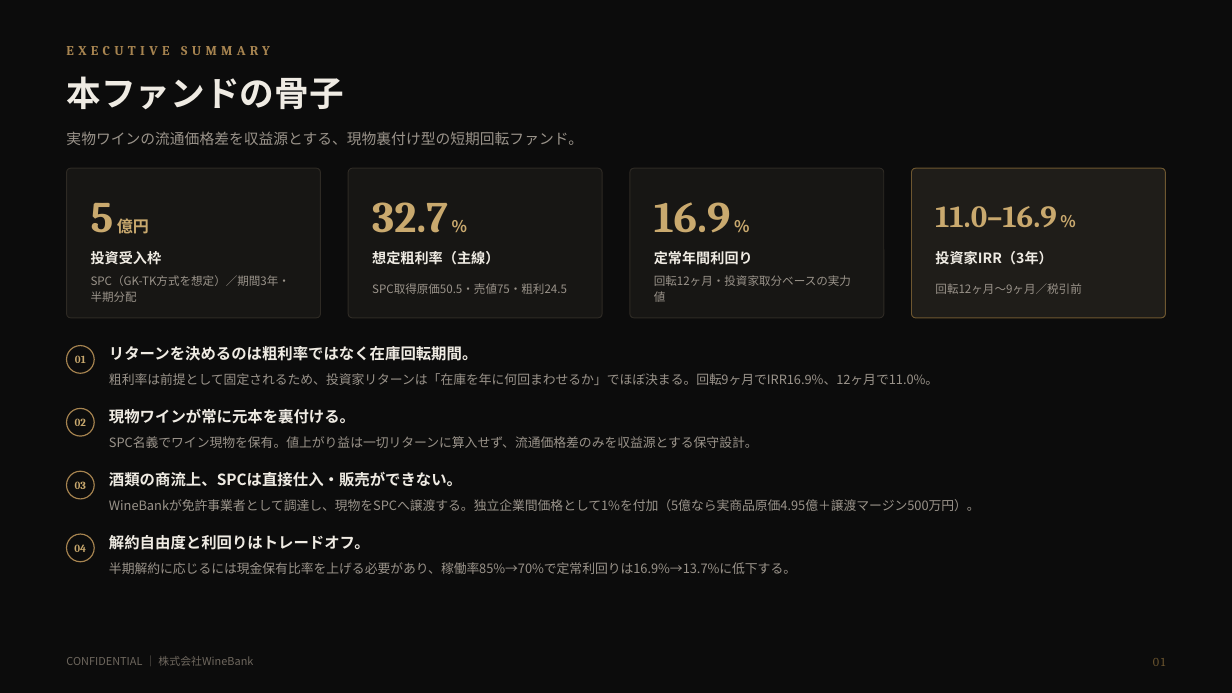
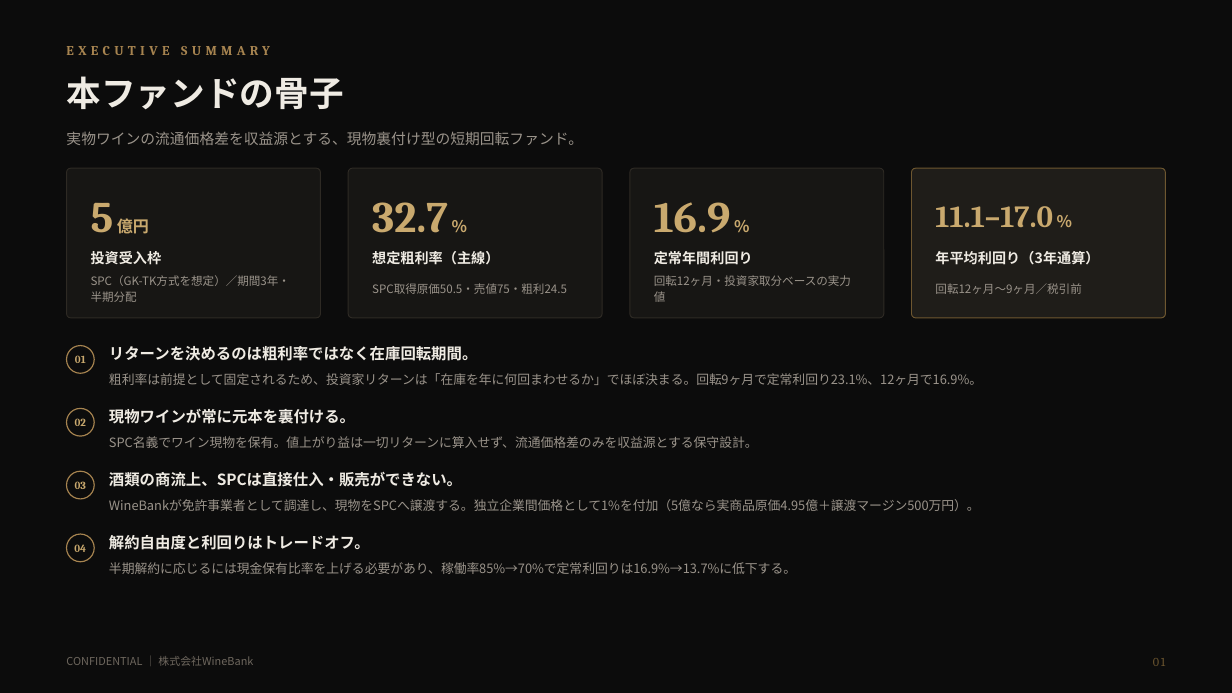
Before and after one commit to nakano-winebank/wine-auction, a slide deck: slide 2 of docs/wine-fund/WineBank_ワインファンドSPC組成提案_5億_20260811.pptx. Drawn at 1232x693 pixels with LibreOffice and Linux fonts; fonts in the diff are those of the drawing. Boxes give left, top, right and bottom in pixels: in the first picture for what was removed or moved away, otherwise in the second. Text is boxed around its words. In the diff, an @@ line names an element or a change of style, - is before the commit and + after.

```diff
--- a/docs/wine-fund/WineBank_ワインファンドSPC組成提案_5億_20260811.pptx
+++ b/docs/wine-fund/WineBank_ワインファンドSPC組成提案_5億_20260811.pptx
@@ text at [935, 206, 1053, 227]: text changed @@
-11.0–16.9 %
+11.1–17.0 %
@@ text at [935, 251, 1099, 265]: text changed @@
-投資家IRR（3年）
+年平均利回り（3年通算）
@@ text at [109, 373, 982, 385]: text changed @@
-粗利率は前提として固定されるため、投資家リターンは「在庫を年に何回まわせるか」でほぼ決まる。回転9ヶ月でIRR16.9%、12ヶ月で11.0%。
+粗利率は前提として固定されるため、投資家リターンは「在庫を年に何回まわせるか」でほぼ決まる。回転9ヶ月で定常利回り23.1%、12ヶ月で16.9%。
```
Also in this commit, not shown: 7 other slides changed, 1 slide added, 3 other files.
